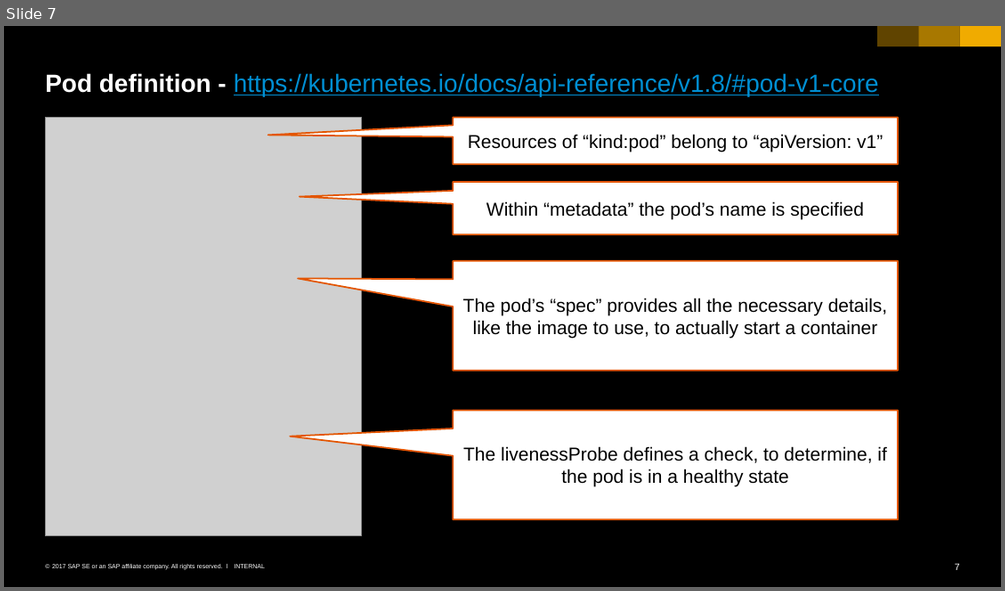
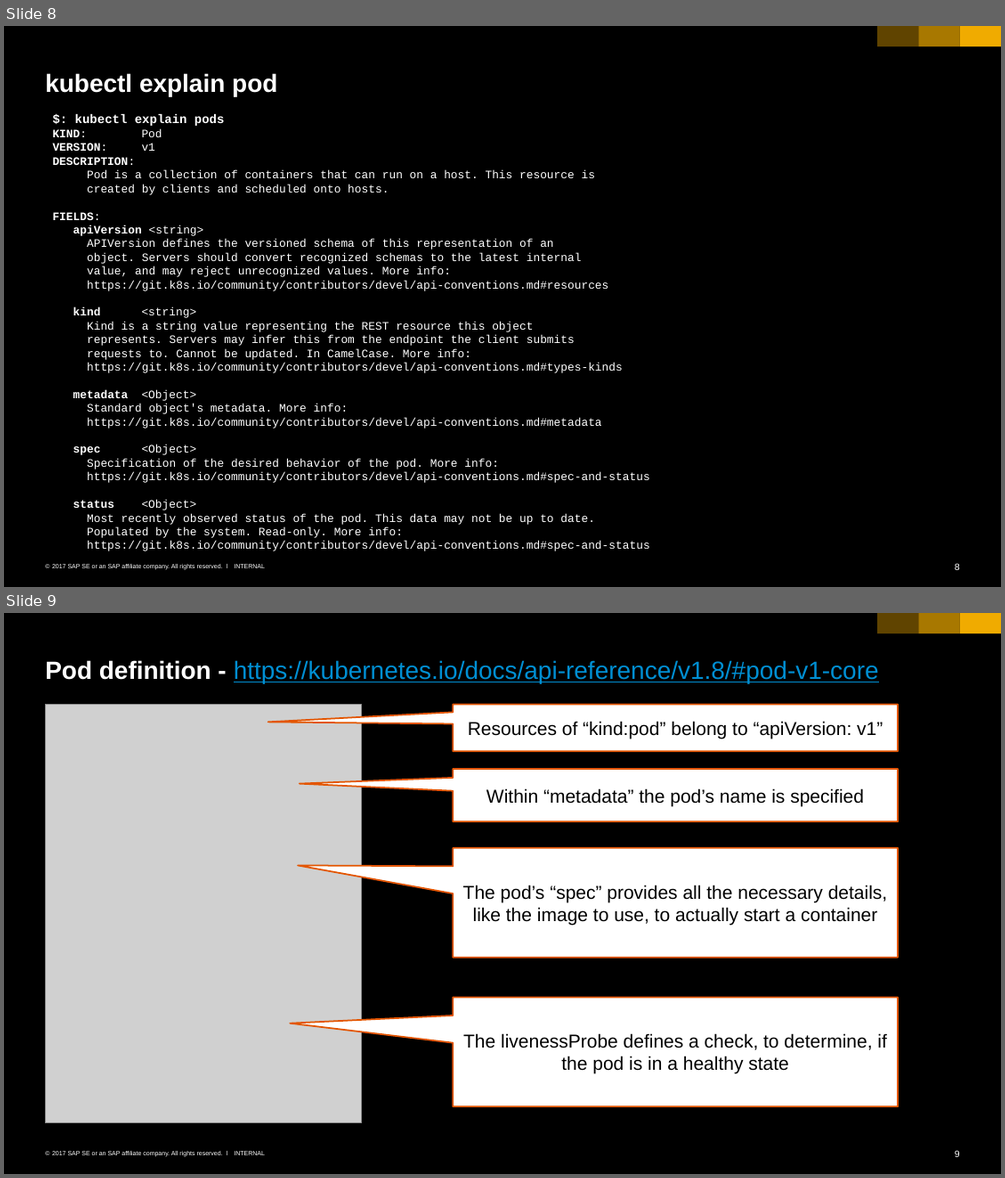
Before and after one commit to cuijiyao01/docker-k8s-training, a slide deck: kubernetes/02_pods.pptx. Shown one above the other, each under a label of ours: slide 7 before the commit, slides 8 and 9 after it. The pictures are 1005x591 and 1005x1178 pixels, drawn with LibreOffice and Linux fonts; fonts in the diff are those of the drawing; grey boxes stand for pictures. Boxes give left, top, right and bottom in pixels: in the first picture for what was removed or moved away, otherwise in the second. Text is boxed around its words. In the diff, an @@ line names an element or a change of style, - is before the commit and + after.

Commit message:
include `kubectl explain` command

```diff
--- a/kubernetes/02_pods.pptx
+++ b/kubernetes/02_pods.pptx
@@ slide 8 added at box(4, 26, 1001, 587), background #000000; not listed: 6 template elements that a slide beside it also shows @@
@@ title added at box(45, 73, 277, 96), 24 pt, text #FFFFFF, bold @@
+kubectl explain pod
@@ text added at box(53, 114, 650, 551), 11 pt, text #FFFFFF @@
+$: kubectl explain pods
+KIND: Pod
+VERSION: v1
+DESCRIPTION:
+Pod is a collection of containers that can run on a host. This resource is
+created by clients and scheduled onto hosts.
+FIELDS:
+apiVersion <string>
+APIVersion defines the versioned schema of this representation of an
+object. Servers should convert recognized schemas to the latest internal
+value, and may reject unrecognized values. More info:
+https://git.k8s.io/community/contributors/devel/api-conventions.md#resources
+kind <string>
+Kind is a string value representing the REST resource this object
+represents. Servers may infer this from the endpoint the client submits
+requests to. Cannot be updated. In CamelCase. More info:
+https://git.k8s.io/community/contributors/devel/api-conventions.md#types-kinds
+metadata <Object>
+Standard object's metadata. More info:
+https://git.k8s.io/community/contributors/devel/api-conventions.md#metadata
+spec <Object>
+Specification of the desired behavior of the pod. More info:
+https://git.k8s.io/community/contributors/devel/api-conventions.md#spec-and-status
+status <Object>
+Most recently observed status of the pod. This data may not be up to date.
+Populated by the system. Read-only. More info:
+https://git.k8s.io/community/contributors/devel/api-conventions.md#spec-and-status
@@ what was slide 7 is now slide 9 @@
@@ page number at box(955, 1150, 960, 1157): text changed @@
-7
+9
```
Also in this commit, not shown: 1 other slide added, 1 other file.
